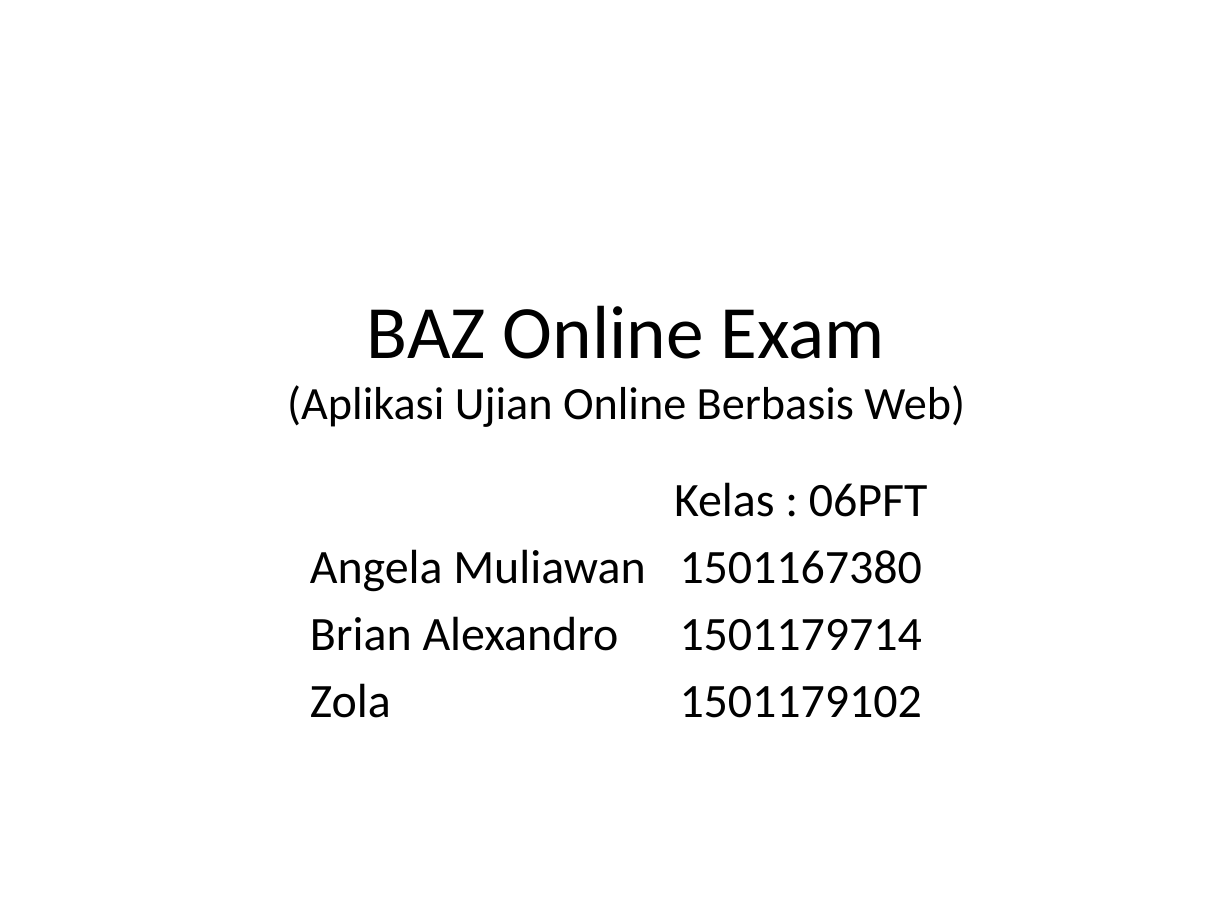
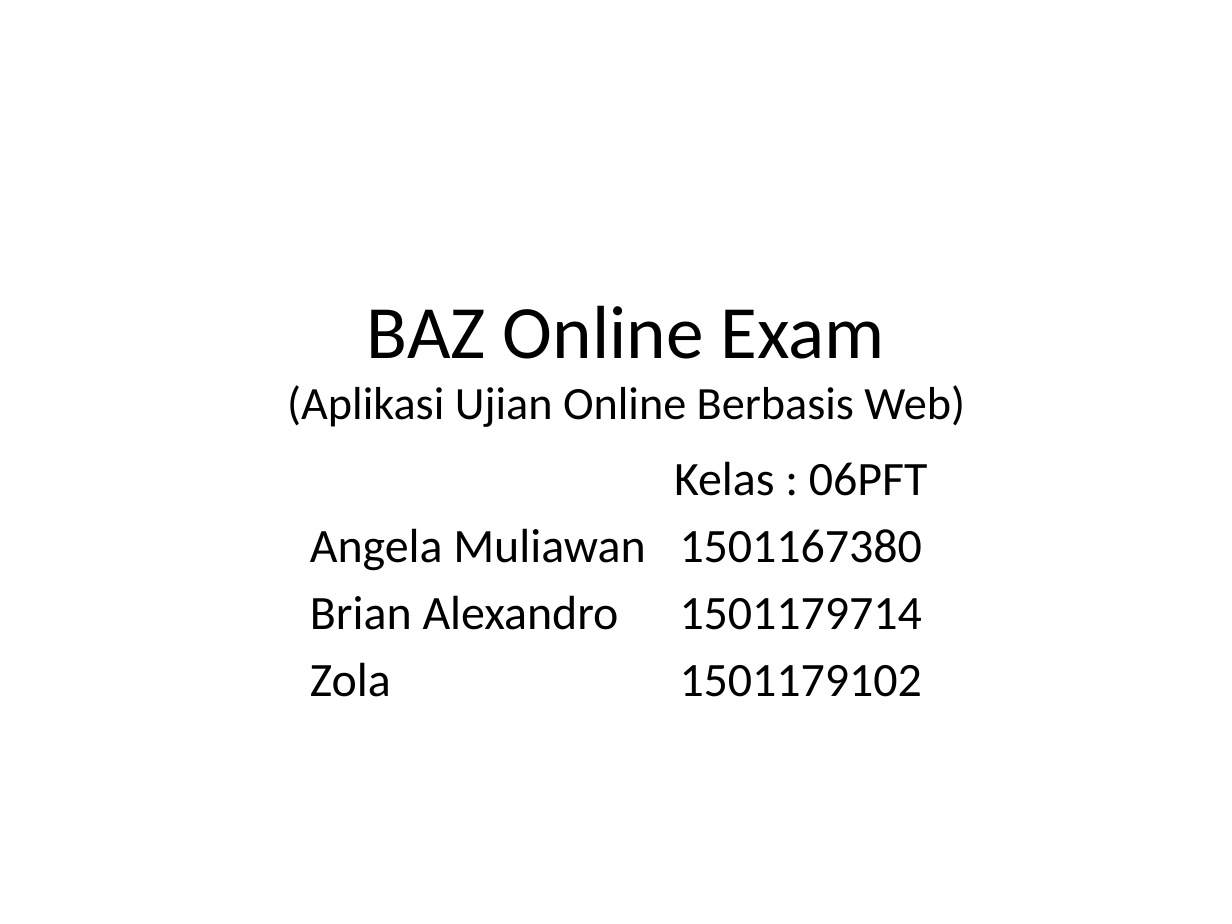
Before and after one commit to angelamuliawan/ujianonlinelatest, a slide deck: slide 1 of BAZ Online Exam.pptx. Drawn at 1232x924 pixels with LibreOffice and Linux fonts; fonts in the diff are those of the drawing; background and template pictures are left out. Boxes give left, top, right and bottom in pixels: in the first picture for what was removed or moved away, otherwise in the second. Text is boxed around its words. In the diff, an @@ line names an element or a change of style, - is before the commit and + after.

Commit message:
pptrevised

```diff
--- a/BAZ Online Exam.pptx
+++ b/BAZ Online Exam.pptx
@@ subtitle "Kelas : 06PFT": place and size @@
-subtitle "Kelas : 06PFT" at <box>310,482,928,718</box>
+subtitle "Kelas : 06PFT" at <box>310,461,928,697</box>
```
